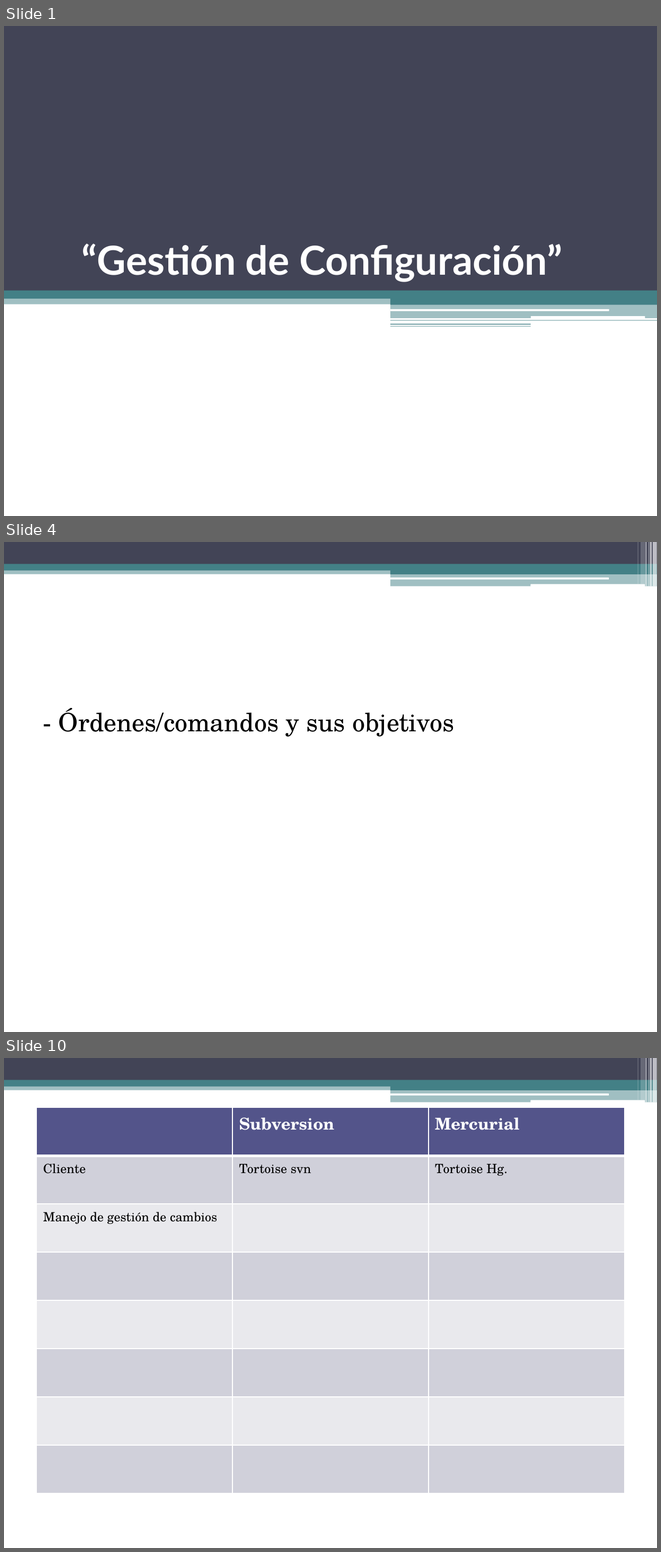
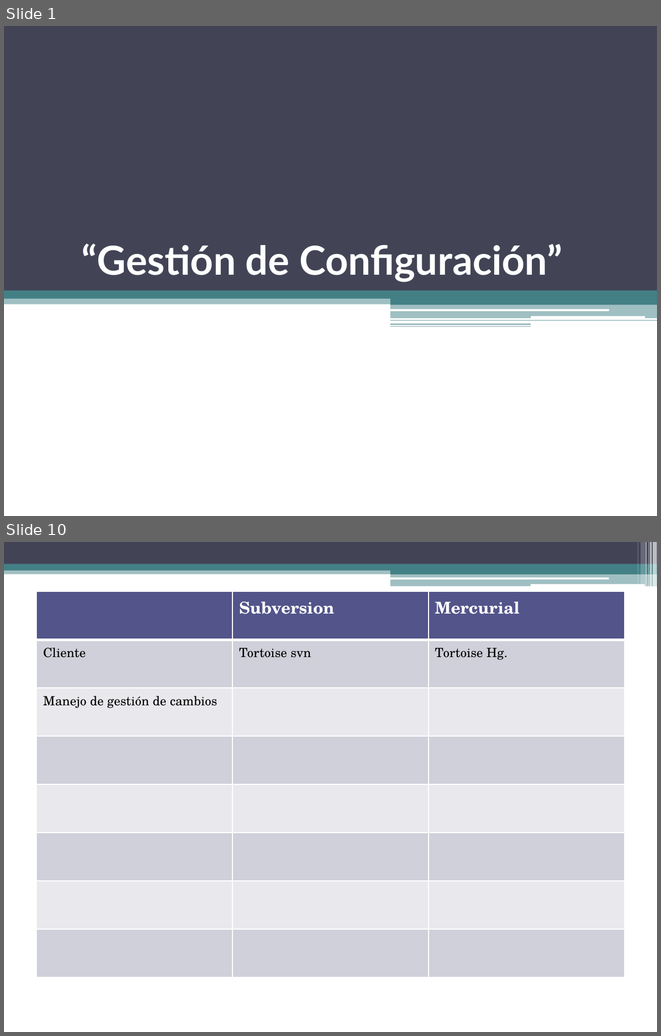
Before and after one commit to gabrielgag89/ing-sw-2012, a slide deck: Gestion de Configuracion.pptx. Shown one above the other, each under a label of ours: slides 1, 4 and 10 before the commit, slides 1 and 10 after it; the slides between them are not shown. The pictures are 661x1552 and 661x1036 pixels, drawn with LibreOffice and Linux fonts; fonts in the diff are those of the drawing. Boxes give left, top, right and bottom in pixels: in the first picture for what was removed or moved away, otherwise in the second. Text is boxed around its words. In the diff, an @@ line names an element or a change of style, - is before the commit and + after.

```diff
--- a/Gestion de Configuracion.pptx
+++ b/Gestion de Configuracion.pptx
@@ slide 4 removed at box(4, 542, 657, 1032), background #FFFFFF; not listed: 13 template elements that a slide beside it also shows @@
@@ text removed at box(59, 708, 454, 737) @@
-- Órdenes/comandos y sus objetivos
```
Also in this commit, not shown: 2 slides changed, 6 slides added, 5 other slides removed.
